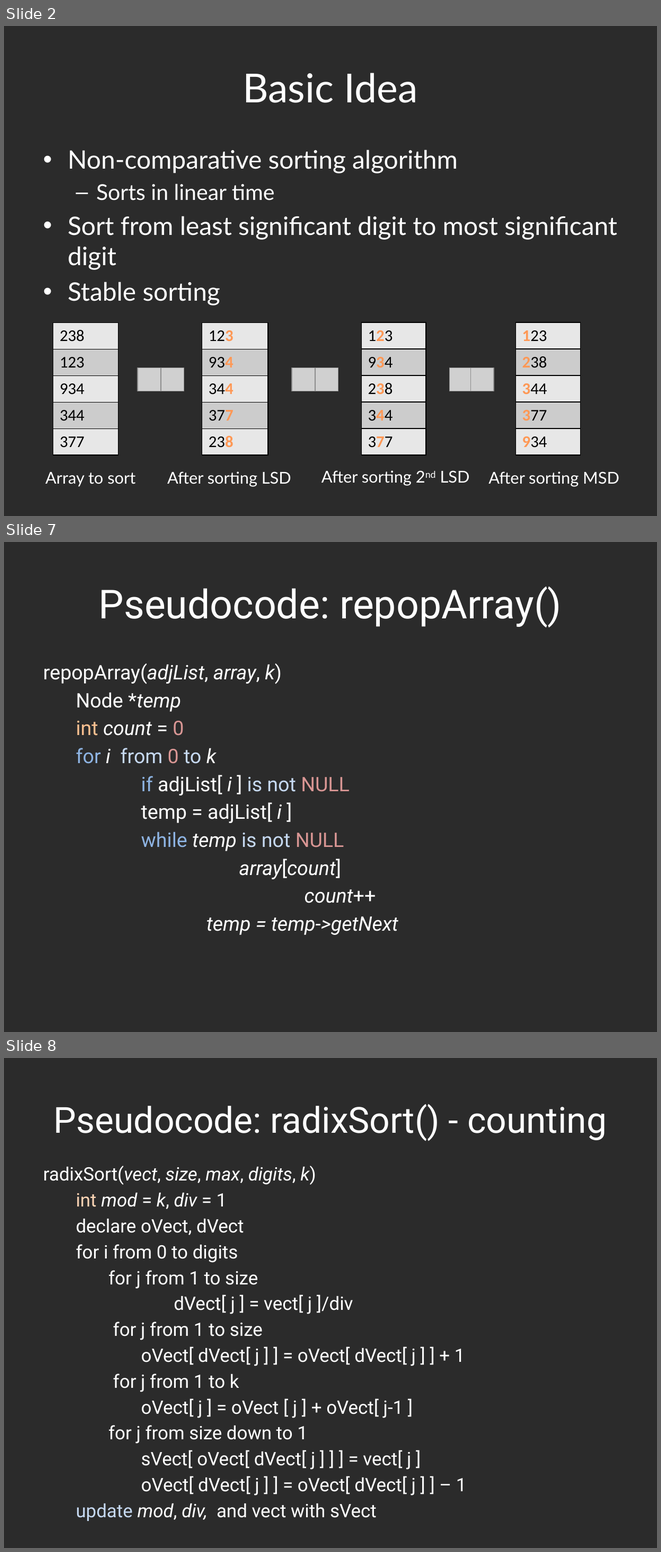
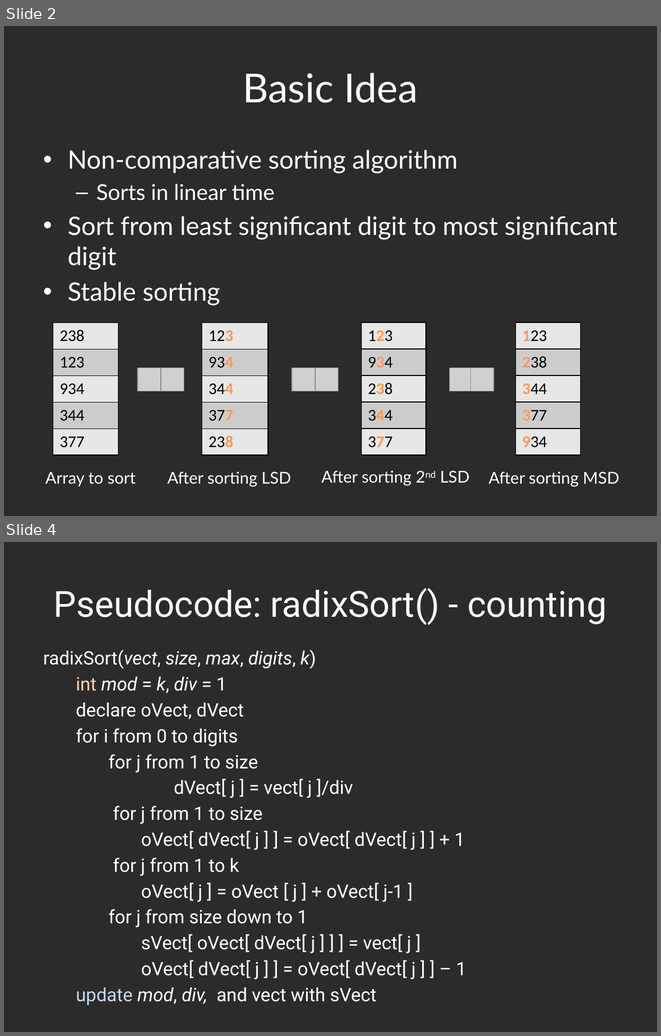
Before and after one commit to hyoshid1/project375, a slide deck: presentation_DRAFT.pptx. Shown one above the other, each under a label of ours: slides 2, 7 and 8 before the commit, slides 2 and 4 after it; the slides between them are not shown. The pictures are 661x1552 and 661x1036 pixels, drawn with LibreOffice and Linux fonts; fonts in the diff are those of the drawing; grey boxes stand for pictures; background and template pictures are left out; a plain dark background stands for a picture behind light text. Boxes give left, top, right and bottom in pixels: in the first picture for what was removed or moved away, otherwise in the second. Text is boxed around its words. In the diff, an @@ line names an element or a change of style, - is before the commit and + after.

```diff
--- a/presentation_DRAFT.pptx
+++ b/presentation_DRAFT.pptx
@@ slide 7 removed at (x1=4, y1=542, x2=657, y2=1032), background picture (left out) @@
@@ title removed at (x1=99, y1=587, x2=562, y2=627) @@
-Pseudocode: repopArray()
@@ text removed at (x1=43, y1=663, x2=398, y2=935) @@
-repopArray(adjList, array, k)
-Node *temp
-int count = 0
-for i from 0 to k
-if adjList[ i ] is not NULL
-temp = adjList[ i ]
-while temp is not NULL
-array[count]
-count++
-temp = temp->getNext
@@ what was slide 8 is now slide 4 @@
```
Also in this commit, not shown: 1 slide changed, 3 other slides removed.
